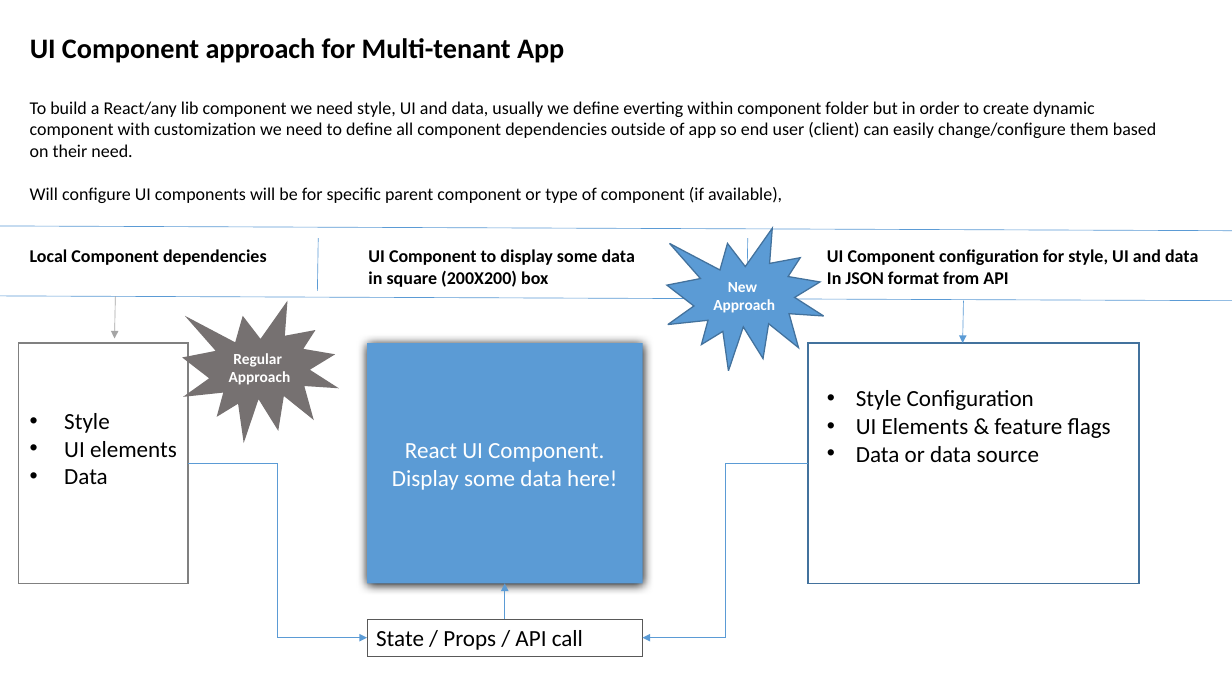
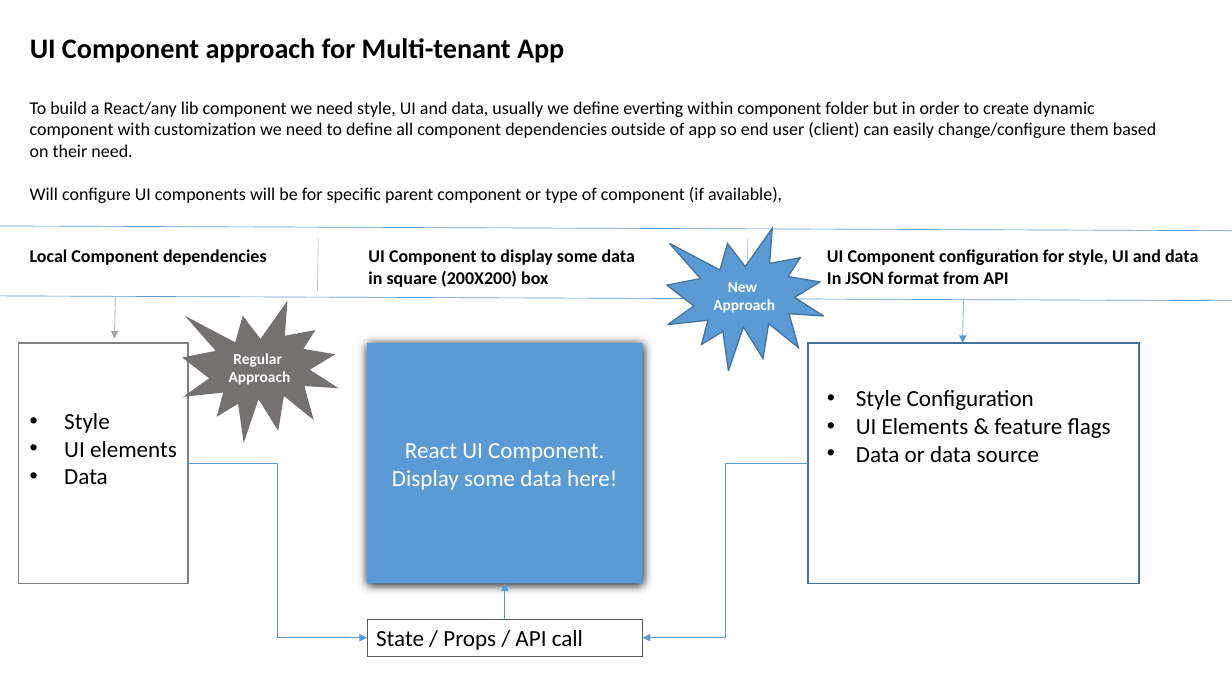
Before and after one commit to Sandeep821/Multi-Tenant-React-App, a slide deck: slide 7 of docs/MultiTenant App.pptx. Drawn at 1232x693 pixels with LibreOffice and Linux fonts; fonts in the diff are those of the drawing. Boxes give left, top, right and bottom in pixels: in the first picture for what was removed or moved away, otherwise in the second. Text is boxed around its words. In the diff, an @@ line names an element or a change of style, - is before the commit and + after.

```diff
--- a/docs/MultiTenant App.pptx
+++ b/docs/MultiTenant App.pptx
@@ line (318, 238) - (318, 291): stroke #5B9BD5 0.5 pt to #BFBFBF 0.5 pt @@
@@ line (748, 238) - (747, 291): stroke #5B9BD5 0.5 pt to #BFBFBF 0.5 pt @@
```
Also in this commit, not shown: 3 other files.
